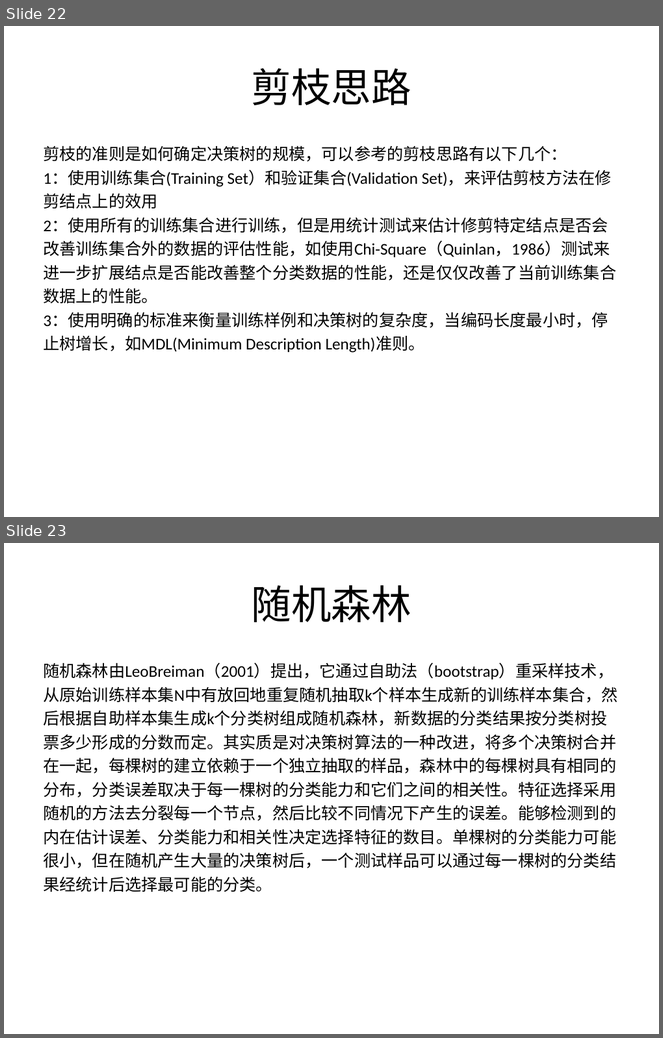
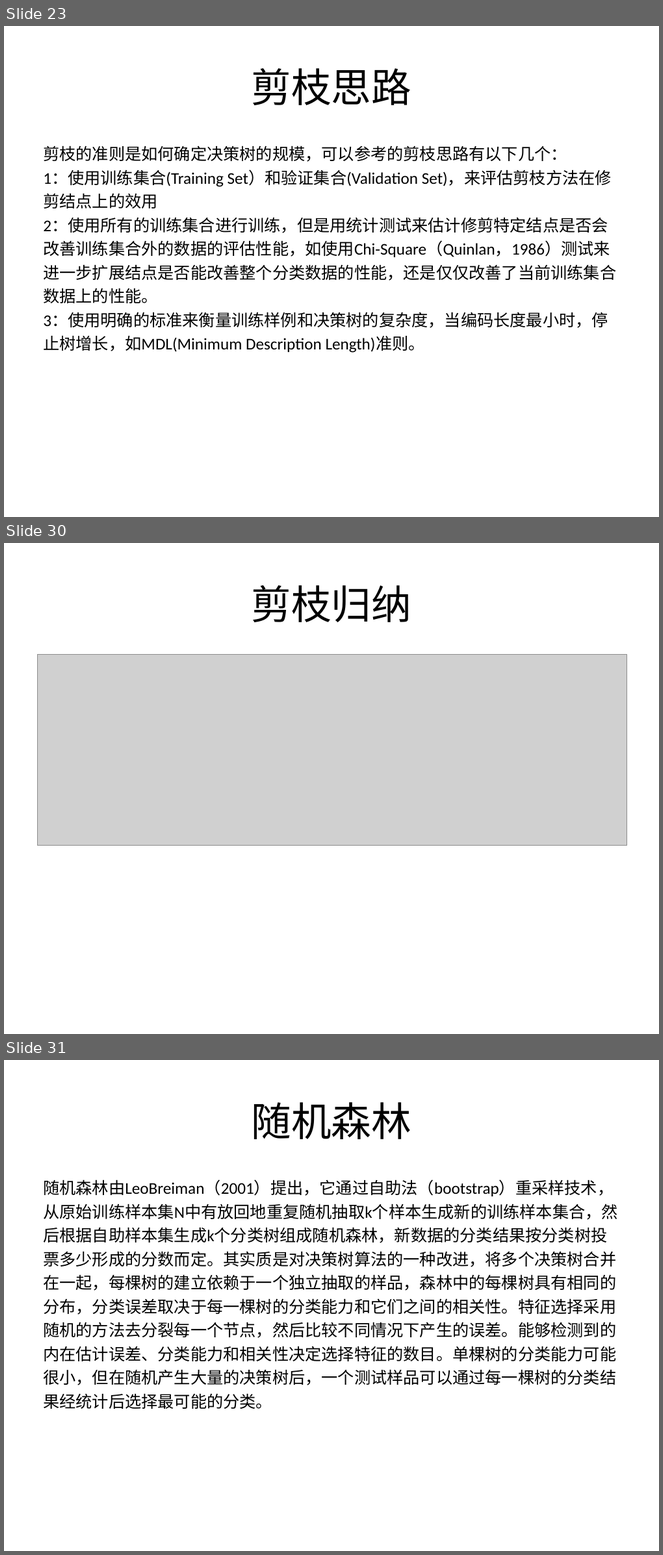
Before and after one commit to fighting-one-piece/shell-scripts, a slide deck: data_mining/src/main/resources/doc/decisiontree.ppt. Shown one above the other, each under a label of ours: slides 22 and 23 before the commit, slides 23, 30 and 31 after it; the slides between them are not shown. The pictures are 663x1038 and 663x1555 pixels, drawn with LibreOffice and Linux fonts; fonts in the diff are those of the drawing; grey boxes stand for pictures. Boxes give left, top, right and bottom in pixels: in the first picture for what was removed or moved away, otherwise in the second. Text is boxed around its words. In the diff, an @@ line names an element or a change of style, - is before the commit and + after.

```diff
--- a/data_mining/src/main/resources/doc/decisiontree.ppt
+++ b/data_mining/src/main/resources/doc/decisiontree.ppt
@@ slide 30 added at <box>4,543,659,1034</box>, background #FFFFFF @@
@@ title added at <box>252,585,412,622</box>, 44 pt, text #000000 @@
+剪枝归纳
@@ picture added at <box>37,654,627,845</box> @@
@@ what was slide 22 is now slide 23 @@
@@ what was slide 23 is now slide 31 @@
```
Also in this commit, not shown: 1 slide changed, 9 other slides added, 6 other files.
